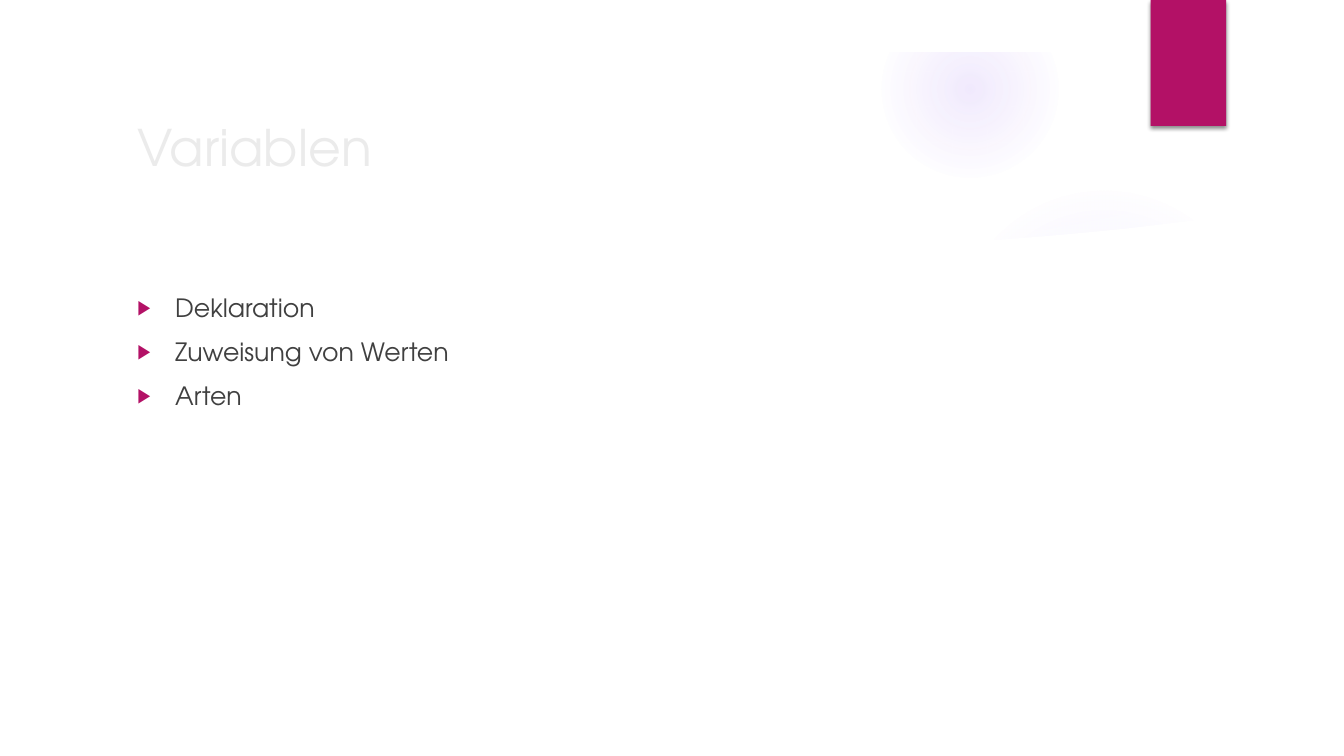
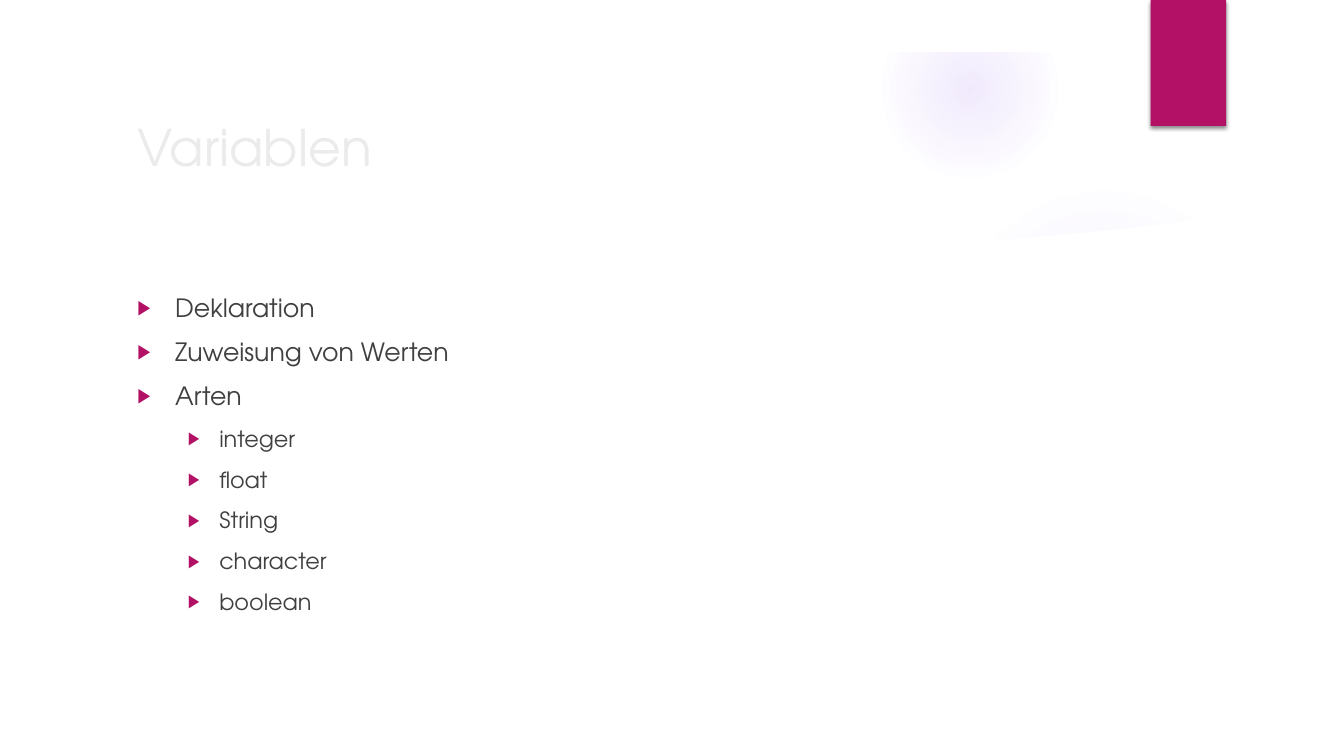
Before and after one commit to SadeByScar/test, a slide deck: slide 2 of Variablen und Verzweigungen.pptx. Drawn at 1344x756 pixels with LibreOffice and Linux fonts; fonts in the diff are those of the drawing; background and template pictures are left out. Boxes give left, top, right and bottom in pixels: in the first picture for what was removed or moved away, otherwise in the second. Text is boxed around its words. In the diff, an @@ line names an element or a change of style, - is before the commit and + after.

Commit message:
Added Arten to Variablen

```diff
--- a/Variablen und Verzweigungen.pptx
+++ b/Variablen und Verzweigungen.pptx
@@ text at [219,430,326,611]: paragraphs added @@
+  ▶ integer
+  ▶ float
+  ▶ String
+  ▶ character
+  ▶ boolean
```
